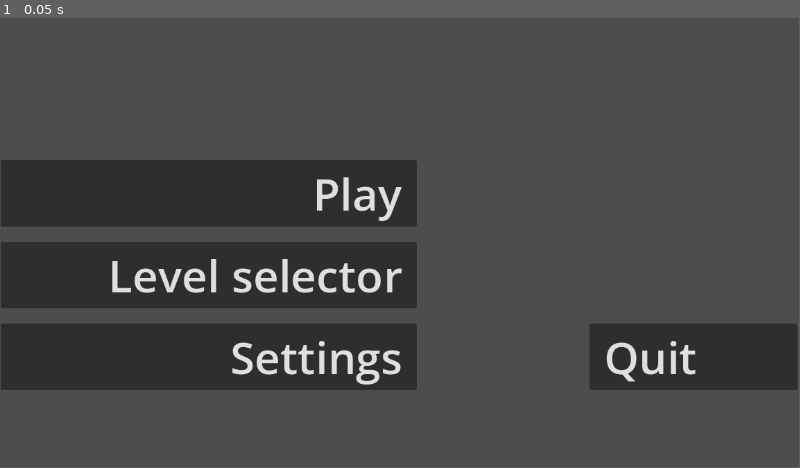
Above: before the commit, frame 1.
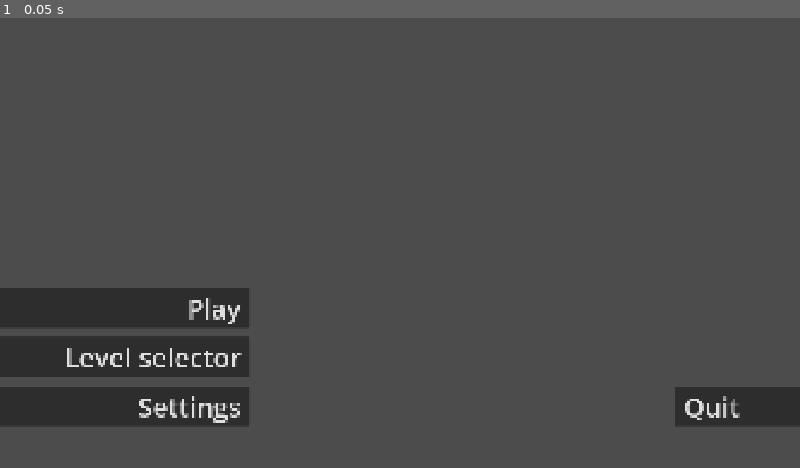
Above: after the commit, the same moment.

Repository: LolelsayFR/42.in-the-shadow
Game: Godot game, scene res://Scenes/Interface/mainMenu.tscn
The game is run twice, just before and just after one commit, with the same random seed, the same clock (stepped at 60 frames per second) and the same inputs. Before the commit the project has no main scene; this scene is started directly in both runs.
Inputs:
- Up to frame 1 (0.05 s): no input
The window is 799x449 before the commit and 800x450 after it. Grey fills any space a smaller window leaves; there, only what the larger window draws over its background counts as a difference.

The runs differ from the first frame. In frame 1, 27% of the frame differs, in the area x 0-100%, y 31-91%.

Commit message:
Change: project.godot settings

Diff:
--- a/project.godot
+++ b/project.godot
@@ -11,8 +11,53 @@
 [application]
 
 config/name="42.in-the-shadows"
+run/main_scene="uid://v46t58f07j5k"
 config/features=PackedStringArray("4.6", "Forward Plus")
-config/icon="res://icon.svg"
+config/icon="res://Sprites/icon.svg"
+
+[autoload]
+
+G="*uid://ccjj5fc2030fx"
+
+[display]
+
+window/size/viewport_width=1920
+window/size/viewport_height=1080
+window/size/borderless=true
+window/stretch/mode="canvas_items"
+
+[input]
+
+mouse_click={
+"deadzone": 0.2,
+"events": [Object(InputEventMouseButton,"resource_local_to_scene":false,"resource_name":"","device":-1,"window_id":0,"alt_pressed":false,"shift_pressed":false,"ctrl_pressed":false,"meta_pressed":false,"button_mask":1,"position":Vector2(377, 23),"global_position":Vector2(386, 71),"factor":1.0,"button_index":1,"canceled":false,"pressed":true,"double_click":false,"script":null)
+]
+}
+object_movement={
+"deadzone": 0.2,
+"events": [Object(InputEventKey,"resource_local_to_scene":false,"resource_name":"","device":-1,"window_id":0,"alt_pressed":false,"shift_pressed":false,"ctrl_pressed":false,"meta_pressed":false,"pressed":false,"keycode":0,"physical_keycode":4194325,"key_label":0,"unicode":0,"location":0,"echo":false,"script":null)
+]
+}
+change_mdl={
+"deadzone": 0.2,
+"events": [Object(InputEventMouseButton,"resource_local_to_scene":false,"resource_name":"","device":-1,"window_id":0,"alt_pressed":false,"shift_pressed":false,"ctrl_pressed":false,"meta_pressed":false,"button_mask":0,"position":Vector2(0, 0),"global_position":Vector2(0, 0),"factor":1.0,"button_index":2,"canceled":false,"pressed":false,"double_click":false,"script":null)
+]
+}
+change_rot={
+"deadzone": 0.2,
+"events": [Object(InputEventKey,"resource_local_to_scene":false,"resource_name":"","device":-1,"window_id":0,"alt_pressed":false,"shift_pressed":false,"ctrl_pressed":false,"meta_pressed":false,"pressed":false,"keycode":0,"physical_keycode":4194326,"key_label":0,"unicode":0,"location":0,"echo":false,"script":null)
+]
+}
+pause={
+"deadzone": 0.2,
+"events": [Object(InputEventKey,"resource_local_to_scene":false,"resource_name":"","device":0,"window_id":0,"alt_pressed":false,"shift_pressed":false,"ctrl_pressed":false,"meta_pressed":false,"pressed":false,"keycode":0,"physical_keycode":4194313,"key_label":0,"unicode":0,"location":0,"echo":false,"script":null)
+, Object(InputEventKey,"resource_local_to_scene":false,"resource_name":"","device":0,"window_id":0,"alt_pressed":false,"shift_pressed":false,"ctrl_pressed":false,"meta_pressed":false,"pressed":false,"keycode":0,"physical_keycode":4194305,"key_label":0,"unicode":0,"location":0,"echo":false,"script":null)
+]
+}
+
+[internationalization]
+
+locale/translation_remaps={}
 
 [physics]
 
@@ -20,4 +65,7 @@
 
 [rendering]
 
+textures/canvas_textures/default_texture_filter=0
+textures/canvas_textures/default_texture_repeat=1
 rendering_device/driver.windows="d3d12"
+viewport/hdr_2d=true
